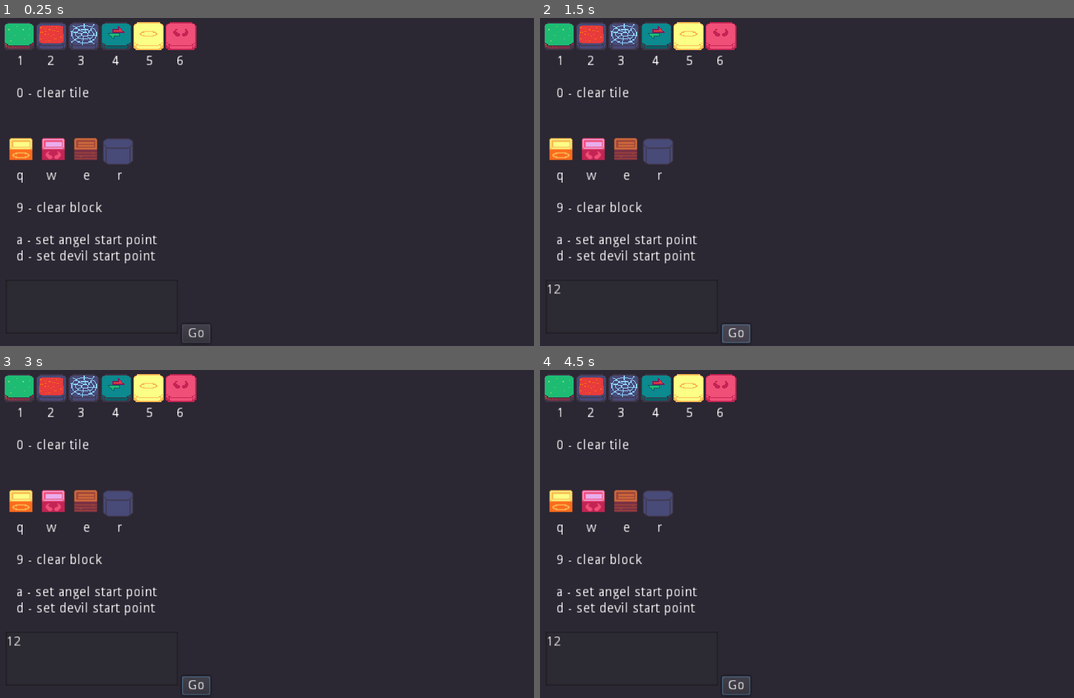
Above: before the commit, frames 1-4 (two rows, left to right).
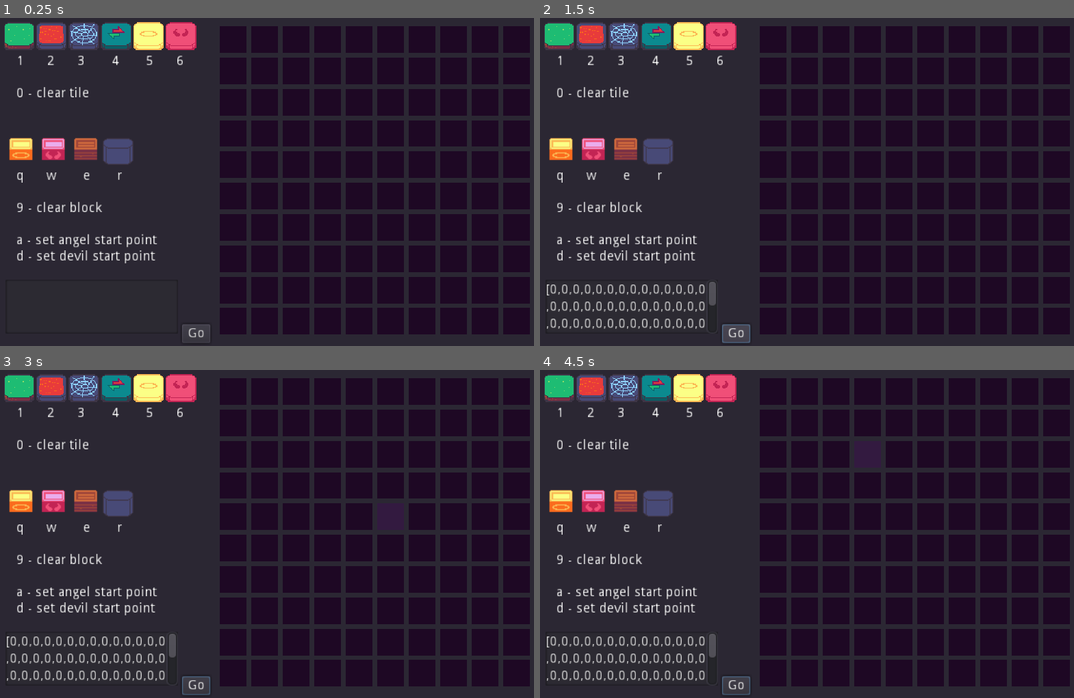
Above: after the commit, the same moments.

Repository: JRo-Robros/Angie-and-Monica
Game: Godot game, scene res://Editor.tscn
Same seed, same stepped clock (60 frames per second), same inputs: the game is played once before the commit and once after it. This scene is started directly instead of the project's main scene.
Inputs (mouse positions are in pixels of both pictures, inside the frame that each line leads up to):
- Up to frame 1 (0.25 s): no input
- Up to frame 2 (1.5 s): click (630, 306) at 0.52 s; type "12" at 0.6 s; click "Go" at 1.25 s
- Up to frame 3 (3 s): click "Go" at 2 s; tap Enter at 2.75 s; move the mouse to (389, 514) at 2.77 s; hold Right (ui_right) from 2.78 s (still down)
- Up to frame 4 (4.5 s): tap Space at 3.5 s; move the mouse to (700, 547) at 3.52 s; release Right (ui_right) at 3.53 s; hold Down (ui_down) 3.53-4.28 s; tap Enter at 4.25 s; move the mouse to (865, 458) at 4.27 s; hold Right (ui_right) from 4.28 s (still down)

The runs differ from the first frame. In frame 1, 41% of the frame differs, in the area x 41-100%, y 2-97%; in frame 2, 42%, in the area x 1-100%, y 2-97%; in frame 3, 41%; in frame 4, 41%.
Error before the commit: Parse Error: The identifier "angel" isn't declared in the current scope. (res://Scripts/Editor.gd:65)

Commit message:
Updated Editor.gd
cleaned up missing references

Diff:
--- a/Scripts/Editor.gd
+++ b/Scripts/Editor.gd
@@ -1,5 +1,7 @@
 extends Node2D
 
+onready var angel = get_node("Angel")
+onready var devil = get_node('Devil')
 
 var tiles = []
 var editTiles = []
@@ -28,9 +30,11 @@
 
 func set_angel_origin(coord:Vector2):
 	angel_origin = coord
+	angel.position = Vector2(coord.x * 33 + 250, coord.y * 34 + 20)
 
 func set_devil_origin(coord:Vector2):
 	devil_origin = coord
+	devil.position = Vector2(coord.x * 33 + 250, coord.y * 34 + 20)
 
 func add_rem_block(coord, type):
 	var key = str(coord)
